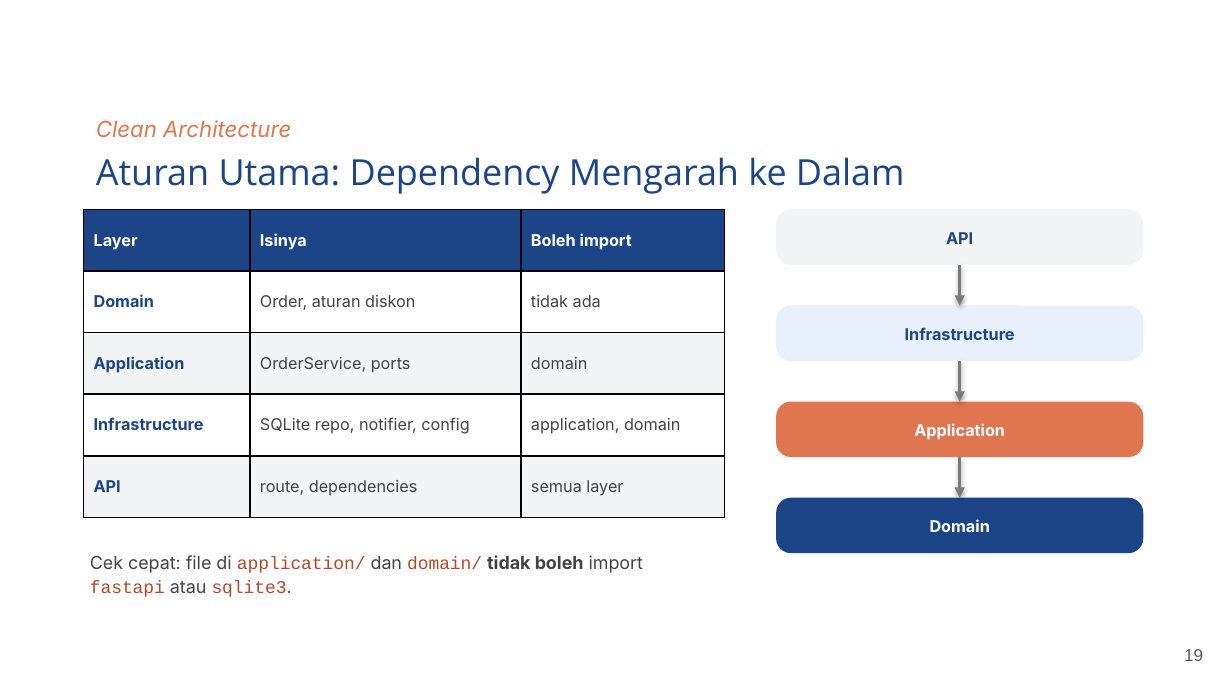
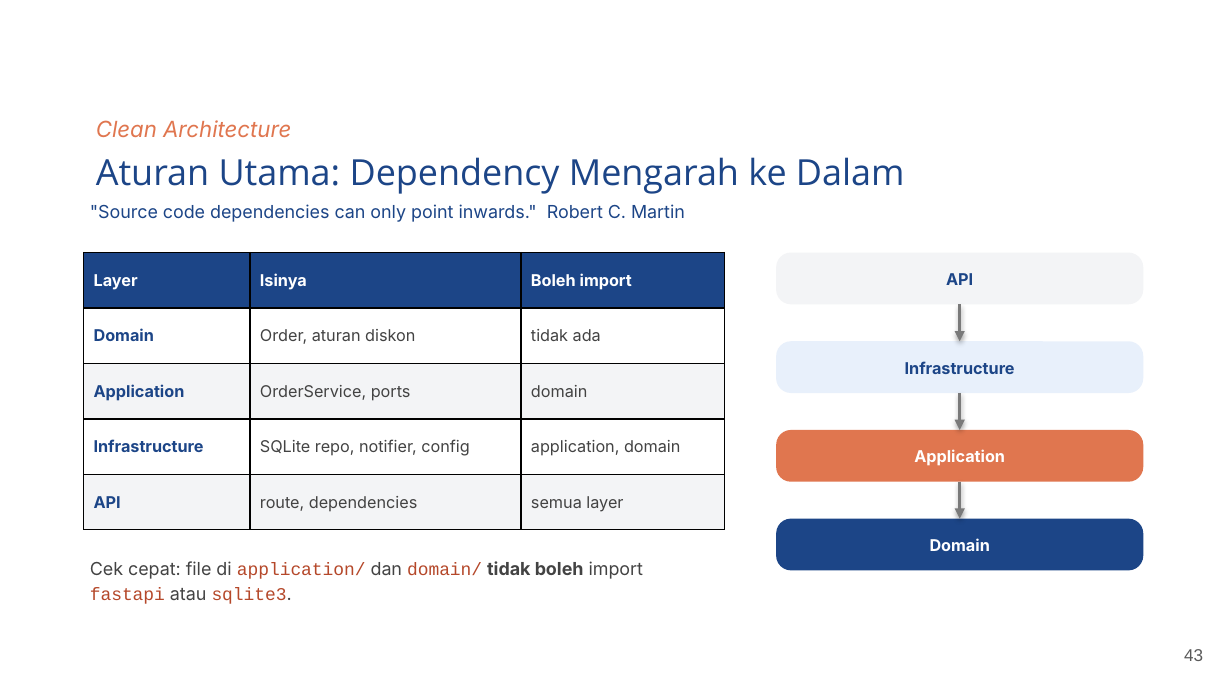
Before and after one commit to bagusedghar/fastapi-intermediate, a slide deck: slide 43 of sesi-02-solid-clean-architecture/slides/Sesi 2 - SOLID, Clean Architecture & Dependency Injection.pptx (slide 19 before the commit). Drawn at 1232x693 pixels with LibreOffice and Linux fonts; fonts in the diff are those of the drawing; background and template pictures are left out. Boxes give left, top, right and bottom in pixels: in the first picture for what was removed or moved away, otherwise in the second. Text is boxed around its words. In the diff, an @@ line names an element or a change of style, - is before the commit and + after.

```diff
--- a/sesi-02-solid-clean-architecture/slides/Sesi 2 - SOLID, Clean Architecture & Dependency Injection.pptx
+++ b/sesi-02-solid-clean-architecture/slides/Sesi 2 - SOLID, Clean Architecture & Dependency Injection.pptx
@@ text added at box(90, 204, 685, 222), 10.5 pt, text #1C4587 @@
+"Source code dependencies can only point inwards." Robert C. Martin
@@ table: place and size @@
-table at box(84, 209, 724, 517)
+table at box(84, 253, 724, 530)
@@ proportions changed in 4 elements at box(776, 519, 1143, 570), box(776, 430, 1143, 482), box(776, 341, 1143, 393), box(776, 253, 1143, 304) @@
@@ rounded rectangle "API": place and size @@
-rounded rectangle "API" at box(776, 209, 1143, 265)
+rounded rectangle "API" at box(776, 253, 1143, 304)
@@ arrow moved from (960, 265) - (960, 306) to (960, 304) - (960, 341) @@
@@ rounded rectangle "Infrastructure": place and size @@
-rounded rectangle "Infrastructure" at box(776, 306, 1143, 361)
+rounded rectangle "Infrastructure" at box(776, 341, 1143, 393)
@@ arrow moved from (960, 361) - (960, 402) to (960, 393) - (960, 430) @@
@@ rounded rectangle "Application": place and size @@
-rounded rectangle "Application" at box(776, 402, 1143, 457)
+rounded rectangle "Application" at box(776, 430, 1143, 482)
@@ arrow moved from (960, 457) - (960, 498) to (960, 482) - (960, 519) @@
@@ rounded rectangle "Domain": place and size @@
-rounded rectangle "Domain" at box(776, 498, 1143, 553)
+rounded rectangle "Domain" at box(776, 519, 1143, 570)
@@ text "Cek cepat: file di application/ ...": place and size @@
-text "Cek cepat: file di application/ ..." at box(90, 555, 643, 597)
+text "Cek cepat: file di application/ ..." at box(90, 561, 643, 604)
@@ page number at box(1184, 649, 1203, 661): text changed @@
-19
+43
```
Also in this commit, not shown: 17 other slides changed, 56 slides added, 6 slides removed, 41 other files.
